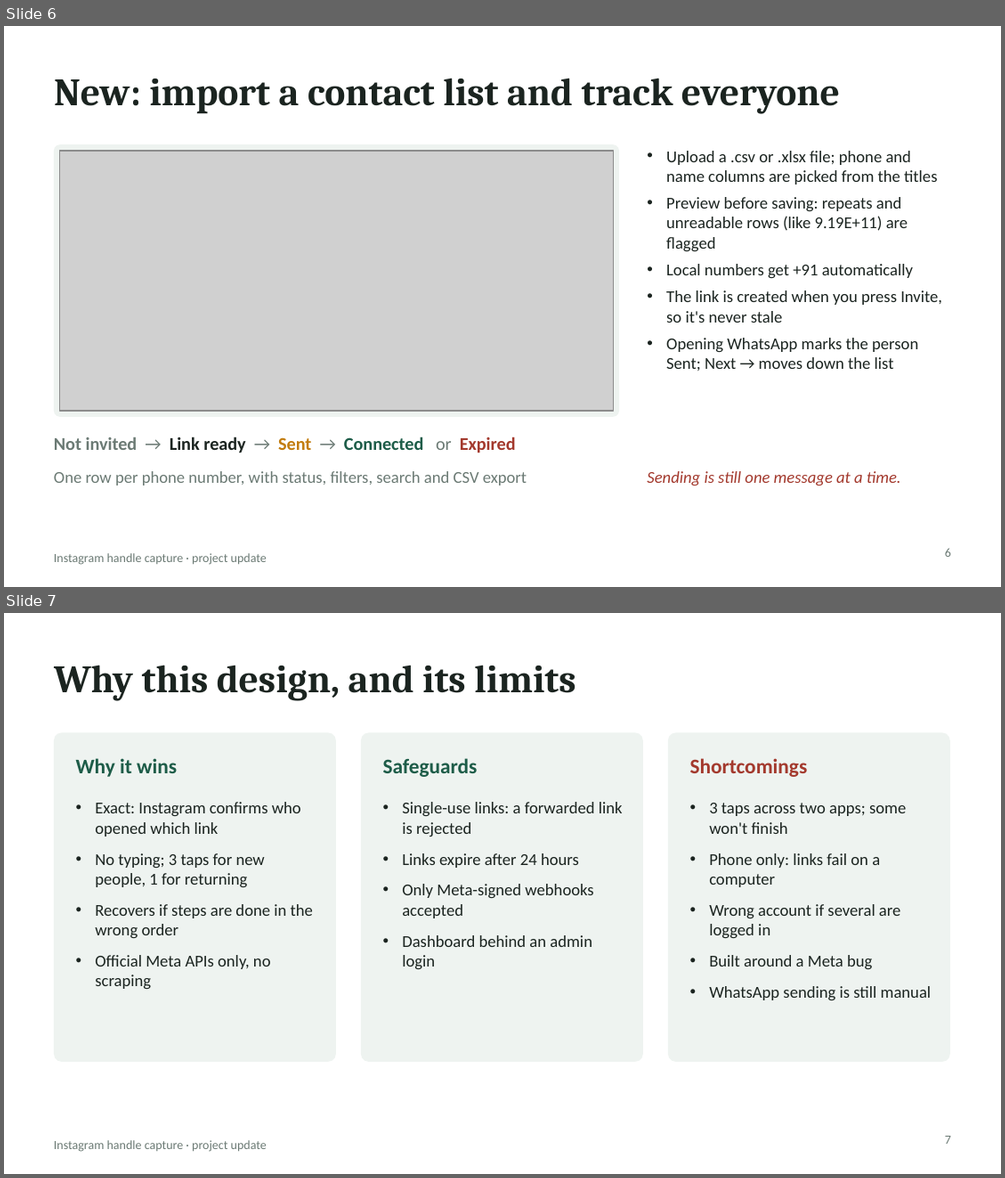
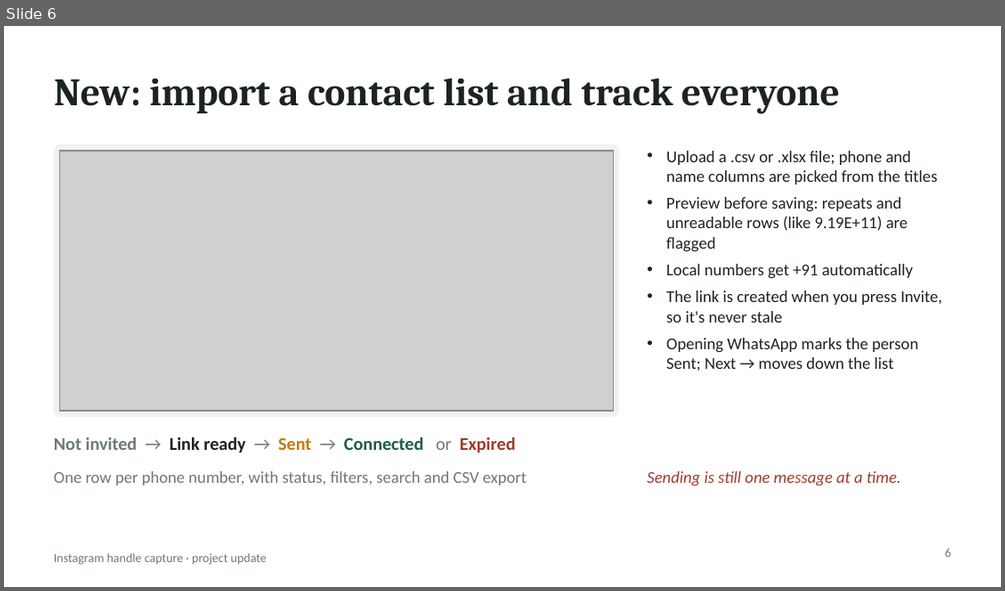
Before and after one commit to blackhorse2807/IG-handle, a slide deck: Instagram-Handle-Capture-Full-Update.pptx. Shown one above the other, each under a label of ours: slides 6 and 7 before the commit, slide 6 after it. The pictures are 1005x1178 and 1005x591 pixels, drawn with LibreOffice and Linux fonts; fonts in the diff are those of the drawing; grey boxes stand for pictures. Boxes give left, top, right and bottom in pixels: in the first picture for what was removed or moved away, otherwise in the second. Text is boxed around its words. In the diff, an @@ line names an element or a change of style, - is before the commit and + after.

```diff
--- a/Instagram-Handle-Capture-Full-Update.pptx
+++ b/Instagram-Handle-Capture-Full-Update.pptx
@@ slide 7 removed at (4,613,1001,1174), background #FFFFFF; not listed: 1 template element that a slide beside it also shows @@
@@ title removed at (54,665,575,701) @@
-Why this design, and its limits
@@ rounded rectangle removed at (54,732,336,1062) @@
@@ rounded rectangle removed at (361,732,643,1062) @@
@@ rounded rectangle removed at (668,732,950,1062) @@
@@ text removed at (76,758,177,777) @@
-Why it wins
@@ text removed at (383,758,477,777) @@
-Safeguards
@@ text removed at (690,758,808,777) @@
-Shortcomings
@@ text removed at (95,802,313,989) @@
-• Exact: Instagram confirms who opened which link
-• No typing; 3 taps for new people, 1 for returning
-• Recovers if steps are done in the wrong order
-• Official Meta APIs only, no scraping
@@ text removed at (402,802,623,969) @@
-• Single-use links: a forwarded link is rejected
-• Links expire after 24 hours
-• Only Meta-signed webhooks accepted
-• Dashboard behind an admin login
@@ text removed at (709,803,931,1000) @@
-• 3 taps across two apps; some won't finish
-• Phone only: links fail on a computer
-• Wrong account if several are logged in
-• Built around a Meta bug
-• WhatsApp sending is still manual
@@ page number removed at (945,1135,951,1143) @@
-7
```
Also in this commit, not shown: 3 slides changed, 1 slide added, 1 other file.
